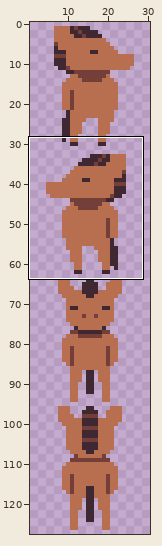
A pixel-art file gets an edit: images/player.ase. Above, an overview of the earlier version with the close-up marked.
Close-up. The starting point:
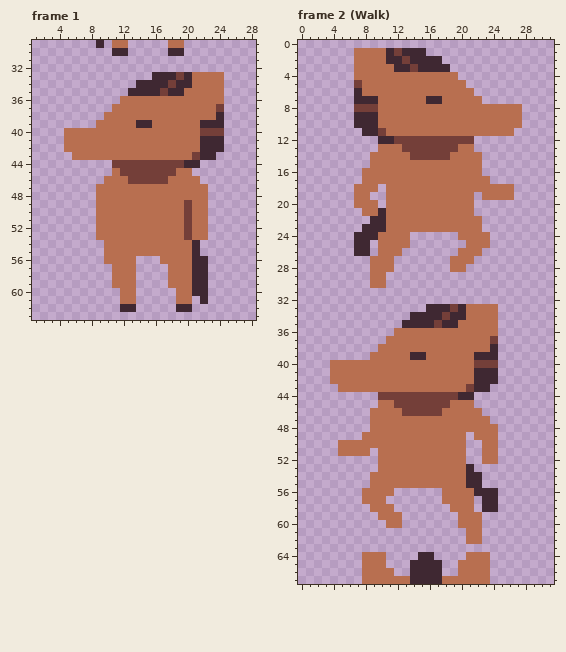
32x128 pixels, 6 frames. Shown: frame 1: x 1..28, y 29..63; frame 2 (Walk): x 0..31, y 0..67. The wide view leaves out empty margins. The commit also changed other frames or places, which this record leaves out.
Once edited:
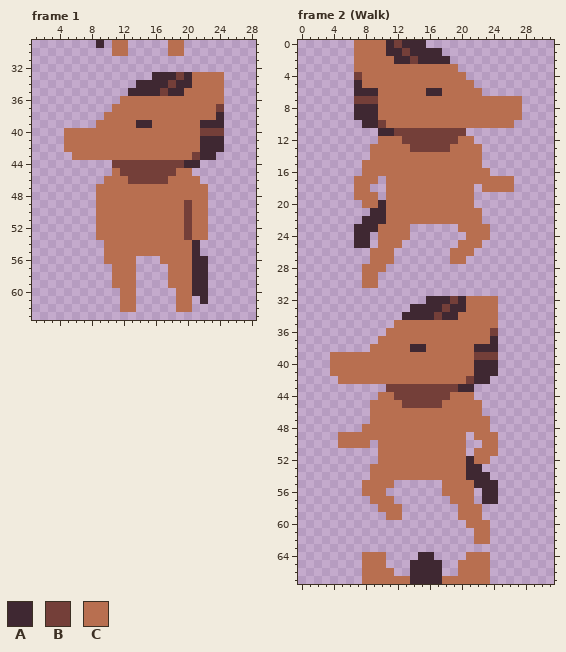
Palette (. is transparent): A #3f2832  B #743f39  C #b86f50
Change:
Changed rows in their new state; - is an unchanged pixel.
Frame 1:
first column x 11:
30 CC-----CC
first column x 12:
62 CC-----CC
Frame 2 (Walk):
first column x 4:
 0 ---CCCCABAAA------------
 1 --------AB--AA----------
 2 -------C-AB---A---------
 3 --------CCCCCCCC--------
 4 ---B------------C-------
 5 ---A-------------C------
 6 ----AA------AA----C-----
 7 ---BBB------CC-----CCCCC
 8 ---AAA------------------
10 ---.--B----------------.
11 ----..AABBBBBBBBB......-
12 ------CCC-------CC------
13 -----C---C-----C--C-----
14 ----------CCCCC---------
15 ----C-------------------
16 -------------------C----
17 ---C--.-------------CCC-
18 -----.------------.-----
19 -----C-------------....-
20 ---.--A-----------------
21 ----.A------------C-----
22 ----A-------------------
23 ---A--C---......---C----
24 -----.----------.-------
25 ---------.------C--.----
26 ---..C--.------C--.-----
27 -----------------.------
28 ----C--.-------..-------
29 ----C-.-----------------
30 ----C-.-----------------
32 ------------AAABACCCC---
33 ----------AA--BA--------
34 ---------A---BA-C-------
35 --------CCCCCCCC--------
36 -------C------------B---
37 ------C-------------A---
38 -----C----AA------AA----
39 CCCCC-----CC------BBB---
40 ------------------AAA---
42 .----------------B--.---
43 -......BBBBBBBBBAA..----
44 ------CC-------CCC------
45 -----C--C-----C---C-----
46 ---------CCCCC----------
48 ----C---------------.---
49 -CCC--------------------
50 -----.------------------
51 -....-------------C-----
52 -----------------AC-.---
53 -----C------------A-----
54 -------------------A----
55 ----C---......---C-AA---
56 -------.----------.-----
57 ----.--C------.---------
58 -----.--C------.--C..---
59 ------.-----------------
60 -------..-------.--C----
61 -----------------.-C----
62 -----------------.-C----
Where, in picture pixels (left, top, right, bottom), the same in both close-ups:
changed: (112, 48, 128, 56)
changed: (168, 48, 184, 56)
changed: (120, 304, 136, 312)
changed: (176, 304, 192, 312)
changed: (330, 40, 522, 544)
